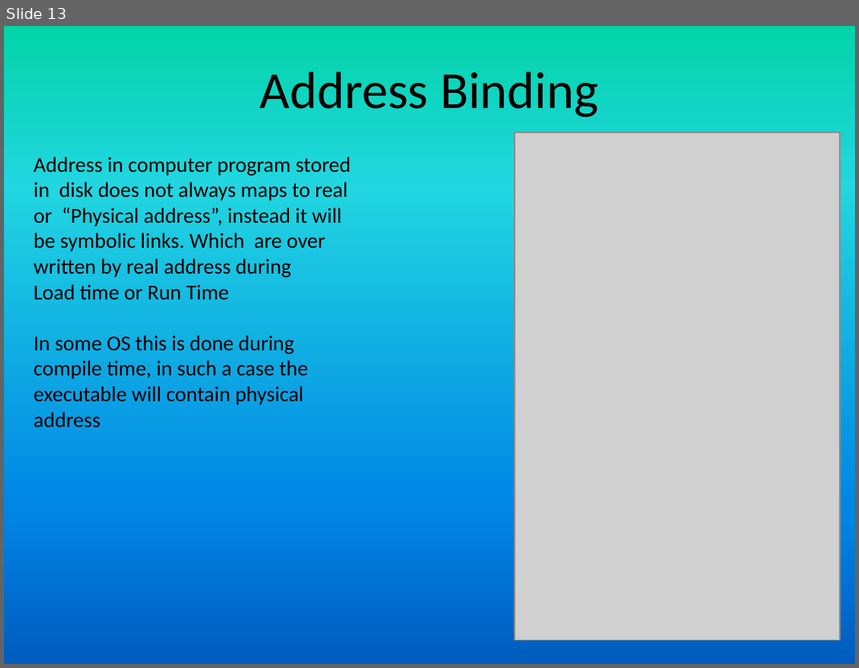
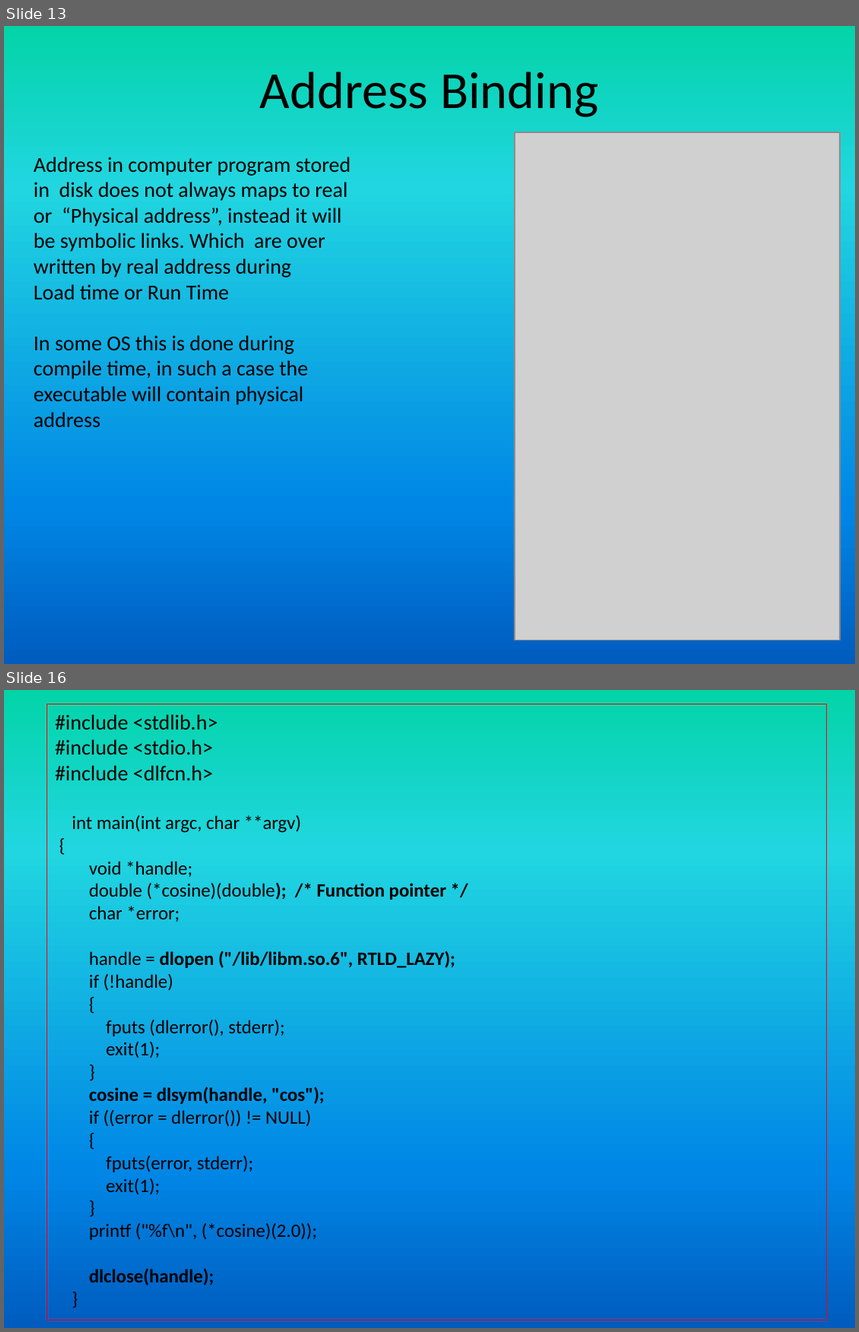
Before and after one commit to girishsukukumar/RTOS, a slide deck: RTOS-15-Memory_management.pptx. Shown one above the other, each under a label of ours: slide 13 before the commit, slides 13 and 16 after it; the slides between them are not shown. The pictures are 859x668 and 859x1332 pixels, drawn with LibreOffice and Linux fonts; fonts in the diff are those of the drawing; grey boxes stand for pictures. Boxes give left, top, right and bottom in pixels: in the first picture for what was removed or moved away, otherwise in the second. Text is boxed around its words. In the diff, an @@ line names an element or a change of style, - is before the commit and + after.

```diff
--- a/RTOS-15-Memory_management.pptx
+++ b/RTOS-15-Memory_management.pptx
@@ slide 16 added at bbox=[4, 690, 855, 1328], background gradient #03D4A8 to #21D6E0 to #0087E6 to #005CBF @@
@@ rectangle added at bbox=[47, 704, 827, 1321], outline #FF0000 0.75 pt, 16 pt, text #000000 @@
+#include <stdlib.h>
+#include <stdio.h>
+#include <dlfcn.h>
+int main(int argc, char **argv)
+{
+void *handle;
+double (*cosine)(double); /* Function pointer */
+char *error;
+handle = dlopen ("/lib/libm.so.6", RTLD_LAZY);
+if (!handle)
+{
+fputs (dlerror(), stderr);
+exit(1);
+}
+cosine = dlsym(handle, "cos");
+if ((error = dlerror()) != NULL)
+{
+fputs(error, stderr);
+exit(1);
+}
+printf ("%f\n", (*cosine)(2.0));
+dlclose(handle);
+}
```
Also in this commit, not shown: 4 slides changed, 10 other slides added, 1 other file.
